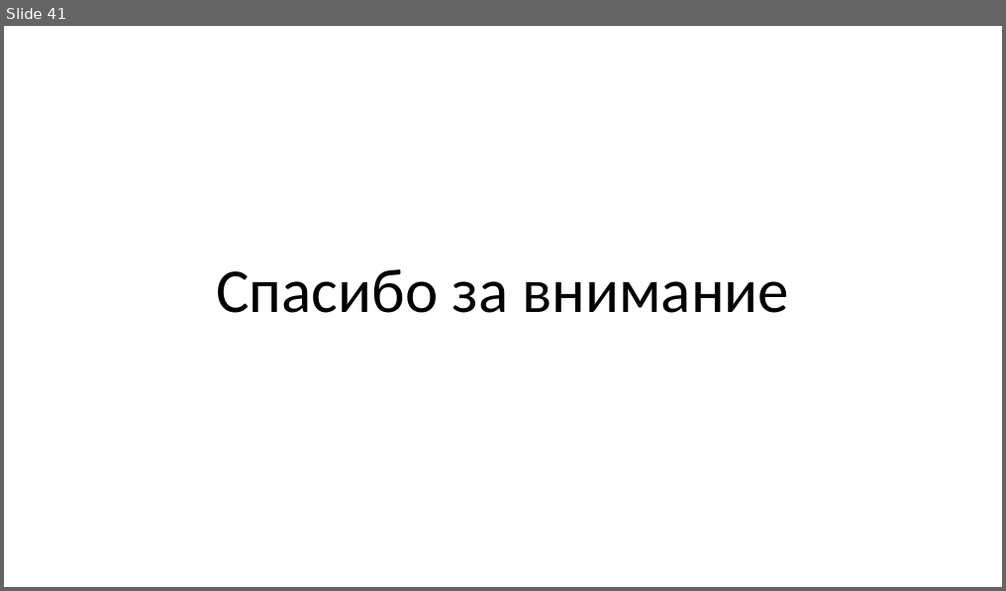
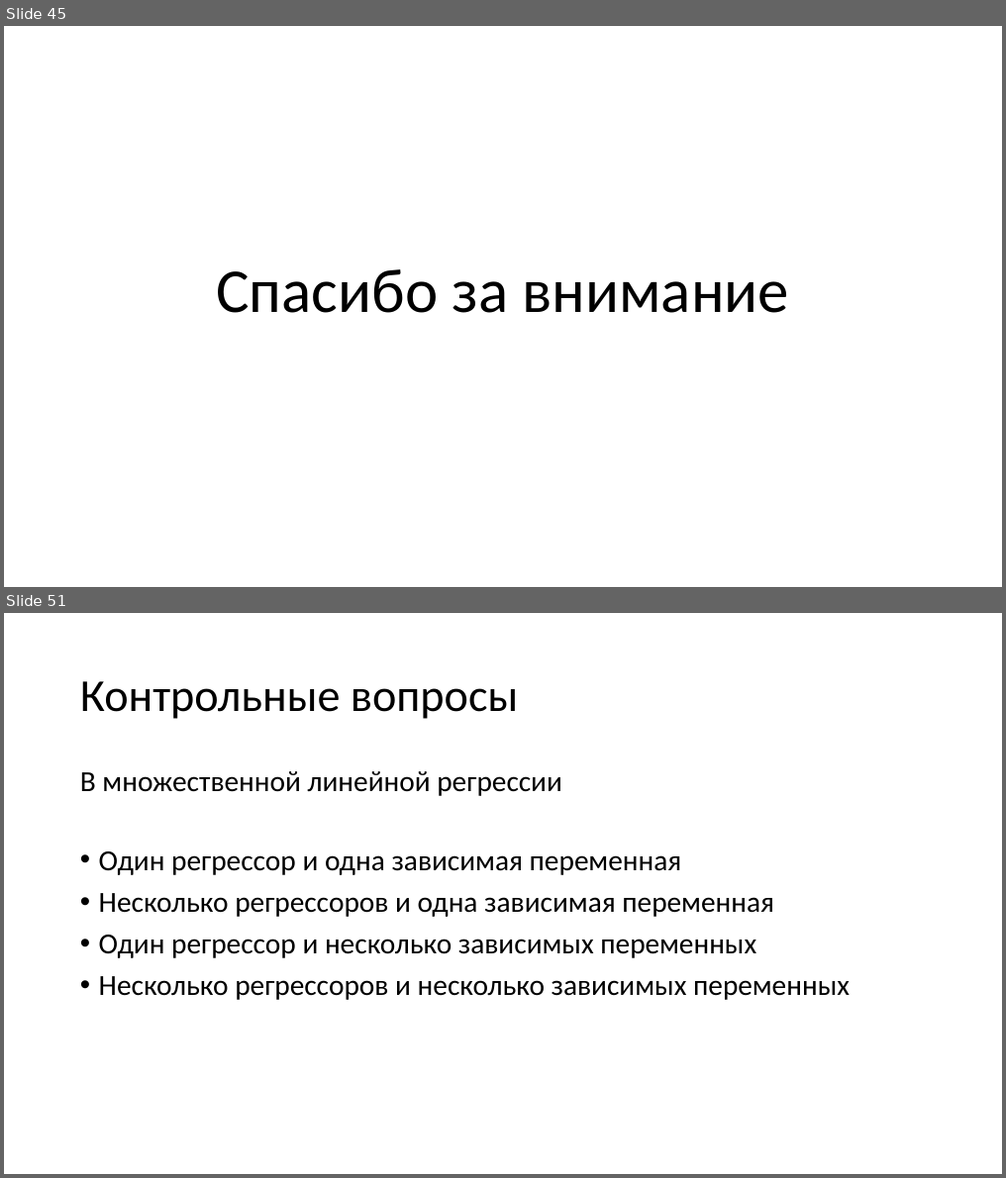
Before and after one commit to mosalov/AI_main_lectures, a slide deck: Лекция 4 21_10_2020.pptx. Shown one above the other, each under a label of ours: slide 41 before the commit, slides 45 and 51 after it; the slides between them are not shown. The pictures are 1006x591 and 1006x1178 pixels, drawn with LibreOffice and Linux fonts; fonts in the diff are those of the drawing. Boxes give left, top, right and bottom in pixels: in the first picture for what was removed or moved away, otherwise in the second. Text is boxed around its words. In the diff, an @@ line names an element or a change of style, - is before the commit and + after.

Commit message:
Финальная версия лекции №4
+ первые вопросы ко второму тесту.

```diff
--- a/Лекция 4 21_10_2020.pptx
+++ b/Лекция 4 21_10_2020.pptx
@@ slide 51 added at (x1=4, y1=613, x2=1002, y2=1174), background #FFFFFF @@
@@ title added at (x1=80, y1=681, x2=518, y2=719), 44 pt, text #000000 @@
+Контрольные вопросы
@@ text added at (x1=80, y1=771, x2=849, y2=1000), 28 pt, text #000000 @@
+В множественной линейной регрессии
+• Один регрессор и одна зависимая переменная
+• Несколько регрессоров и одна зависимая переменная
+• Один регрессор и несколько зависимых переменных
+• Несколько регрессоров и несколько зависимых переменных
@@ what was slide 41 is now slide 45 @@
```
Also in this commit, not shown: 2 slides changed, 12 other slides added, 1 slide removed, 2 other files.
